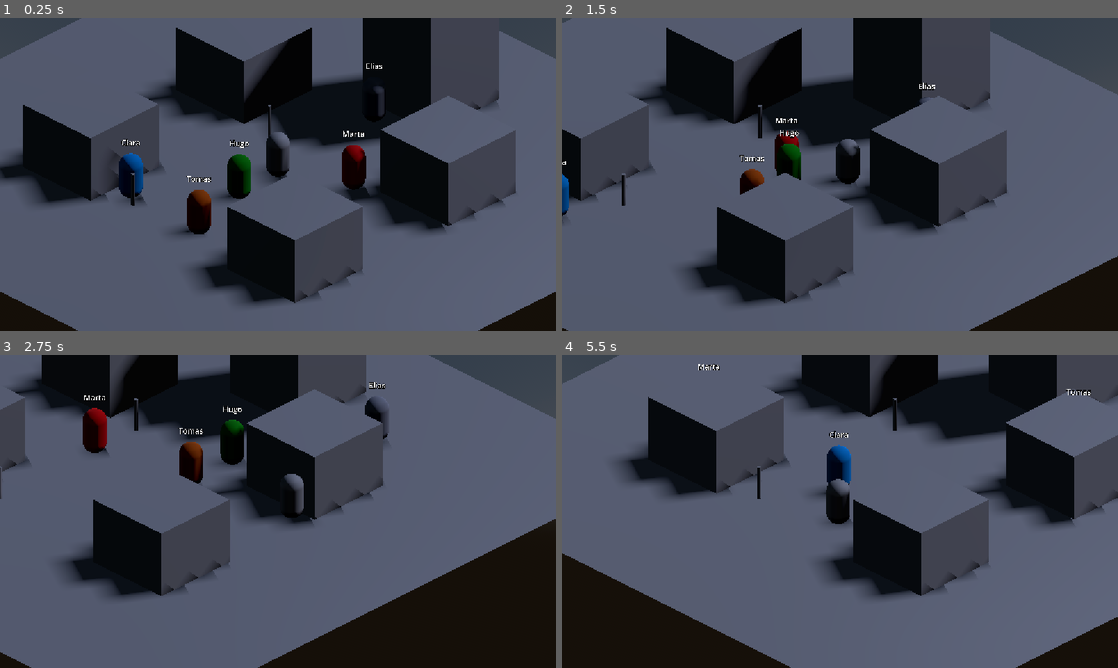
Above: before the commit, frames 1-4 (two rows, left to right).
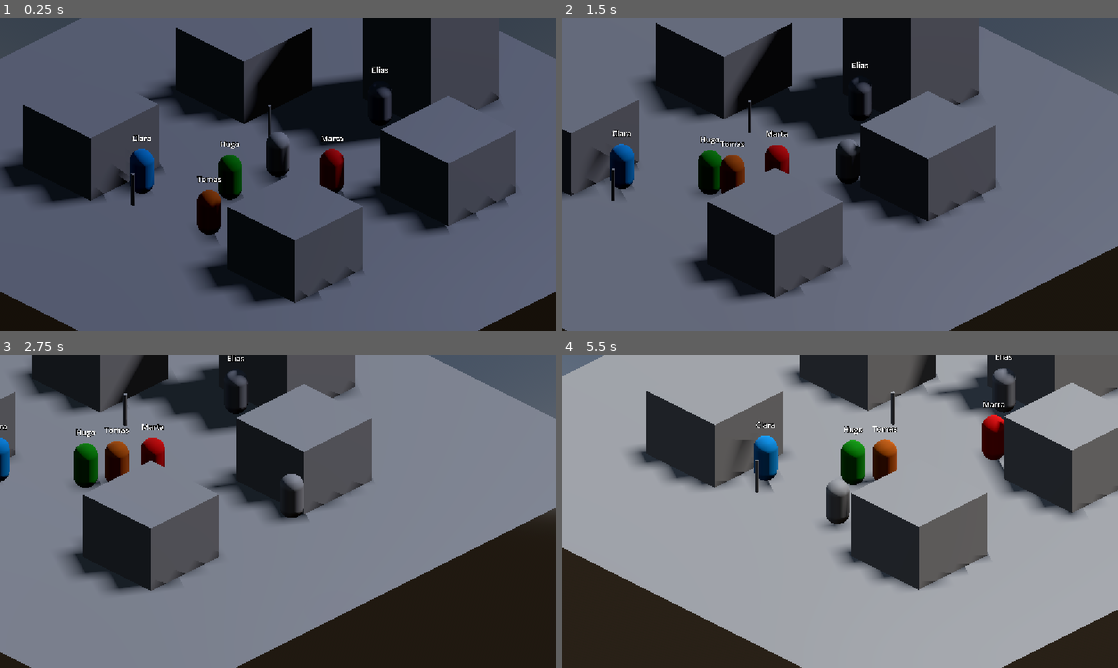
Above: after the commit, the same moments.

Repository: SauloAC/Pallbrook
Game: Godot game, scene res://scenes/mundo/Cidade.tscn
Two runs of this game, one before a commit and one after it. Both use one fixed random seed, a clock stepped at 60 frames per second and the inputs below. The project has no main scene, so this scene is started directly.
Inputs:
- Up to frame 1 (0.25 s): no input
- Up to frame 2 (1.5 s): hold D (move_right) 0.53-1.28 s; hold E (interact) 0.53-1.28 s; hold S (move_down) from 1.28 s (still down); tap E (interact) at 1.35 s
- Up to frame 3 (2.75 s): release S (move_down) at 2.03 s; hold D (move_right) from 2.03 s (still down); hold E (interact) from 2.03 s (still down)
- Up to frame 4 (5.5 s): release D (move_right) at 2.78 s; release E (interact) at 2.78 s; hold W (move_up) 2.78-3.53 s; tap E (interact) at 2.85, 4.35 s; hold E (interact) 3.53-4.28 s; hold A (move_left) 3.53-5.03 s; hold S (move_down) from 5.03 s (still down); hold E (interact) from 5.03 s (still down)

The runs differ from the first frame. In frame 1, 4.7% of the frame differs, in the area x 0-92%, y 14-88%; in frame 2, 17%; in frame 3, 71%; in frame 4, 89%, in the area x 0-100%, y 0-100%.

Commit message:
Agenda dos moradores com locais e horarios

Diff:
--- a/autoload/EventBus.gd
+++ b/autoload/EventBus.gd
@@ -6,3 +6,4 @@
 signal clue_found(clue_id: String)
 signal player_collapsed
 signal player_slept
+signal hour_changed(hour: int)
--- a/autoload/GameState.gd
+++ b/autoload/GameState.gd
@@ -1,6 +1,7 @@
 extends Node
 
 var day := 1
+var hour := 8.0
 var is_night := false
 var exhaustion := 0.0              # 0.0 = rested, 1.0 = collapses
 var collapsed_in_street := false   # Used by the morning summary later
--- a/data/npcs/clara.tres
+++ b/data/npcs/clara.tres
@@ -7,4 +7,11 @@
 npc_name = "Clara"
 role = "Costureira"
 color = Color(3.272891e-06, 0.499933, 0.763627, 1)
+schedule = Dictionary[int, String]({
+7: "Casa1",
+10: "Praca",
+13: "Casa1",
+19: "Taverna",
+22: "Casa1"
+})
 metadata/_custom_type_script = "uid://dl651qayo3ngb"
--- a/data/npcs/hugo.tres
+++ b/data/npcs/hugo.tres
@@ -7,4 +7,11 @@
 npc_name = "Hugo"
 role = "Prefeito"
 color = Color(0, 0.49803922, 0, 1)
+schedule = Dictionary[int, String]({
+8: "Praca",
+12: "Taverna",
+15: "Clinica",
+17: "Praca",
+20: "Casa2"
+})
 metadata/_custom_type_script = "uid://dl651qayo3ngb"
--- a/data/npcs/marta.tres
+++ b/data/npcs/marta.tres
@@ -7,4 +7,8 @@
 npc_name = "Marta"
 role = "Taverneira"
 color = Color(0.7647059, 0, 0, 1)
+schedule = Dictionary[int, String]({
+7: "Praca",
+9: "Taverna"
+})
 metadata/_custom_type_script = "uid://dl651qayo3ngb"
--- a/data/npcs/padre.tres
+++ b/data/npcs/padre.tres
@@ -7,4 +7,11 @@
 npc_name = "Elias"
 role = "Padre"
 color = Color(0.4774989, 0.48340583, 0.50913167, 1)
+schedule = Dictionary[int, String]({
+6: "Igreja",
+12: "Praca",
+14: "Igreja",
+19: "Taverna",
+21: "Igreja"
+})
 metadata/_custom_type_script = "uid://dl651qayo3ngb"
--- a/data/npcs/tomas.tres
+++ b/data/npcs/tomas.tres
@@ -7,4 +7,10 @@
 npc_name = "Tomas"
 role = "Ferreiro"
 color = Color(0.64658266, 0.3092063, 0.019033113, 1)
+schedule = Dictionary[int, String]({
+6: "Casa2",
+8: "Praca",
+18: "Taverna",
+22: "Casa2"
+})
 metadata/_custom_type_script = "uid://dl651qayo3ngb"
--- a/scenes/mundo/Cidade.tscn
+++ b/scenes/mundo/Cidade.tscn
@@ -314,3 +314,23 @@
 theme_override_font_sizes/font_size = 18
 text = "[E] Continuar"
 horizontal_alignment = 1
+
+[node name="Locations" type="Node3D" parent="." unique_id=188944316]
+
+[node name="Clinica" type="Marker3D" parent="Locations" unique_id=1795279392 groups=["locations"]]
+transform = Transform3D(1, 0, 0, 0, 1, 0, 0, 0, 1, -3.2, 0, -4)
+
+[node name="Taverna" type="Marker3D" parent="Locations" unique_id=1416698103 groups=["locations"]]
+transform = Transform3D(1, 0, 0, 0, 1, 0, 0, 0, 1, 3.2, 0, -4)
+
+[node name="Igreja" type="Marker3D" parent="Locations" unique_id=865495631 groups=["locations"]]
+transform = Transform3D(1, 0, 0, 0, 1, 0, 0, 0, 1, 0, 0, -6.2)
+
+[node name="Casa1" type="Marker3D" parent="Locations" unique_id=1250343351 groups=["locations"]]
+transform = Transform3D(1, 0, 0, 0, 1, 0, 0, 0, 1, -3.2, 0, 5)
+
+[node name="Casa2" type="Marker3D" parent="Locations" unique_id=241660489 groups=["locations"]]
+transform = Transform3D(1, 0, 0, 0, 1, 0, 0, 0, 1, 3.2, 0, 5)
+
+[node name="Praca" type="Marker3D" parent="Locations" unique_id=741624750 groups=["locations"]]
+transform = Transform3D(1, 0, 0, 0, 1, 0, 0, 0, 1, 0, 0, 1.5)
--- a/scripts/cycle/DayNightCycle.gd
+++ b/scripts/cycle/DayNightCycle.gd
@@ -2,7 +2,7 @@
 
 @export var sun: DirectionalLight3D
 @export var world_environment: WorldEnvironment
-@export var seconds_per_hour := 60.0
+@export var seconds_per_hour := 3.0
 @export var start_hour := 8.0
 @export var day_start_hour := 6.0
 @export var night_start_hour := 20.0
@@ -11,9 +11,11 @@
 
 var hour: float
 var is_collapsing := false
+var last_hour := -1
 
 func _ready() -> void:
 	hour = start_hour
+	GameState.hour = hour
 	# Test listener: shows the EventBus working
 	EventBus.phase_changed.connect(func(is_night): print("Night " if is_night else "Day ", GameState.day))
 	_update_lighting()
@@ -26,6 +28,10 @@
 	_check_phase()
 	_update_exhaustion()
 	_update_lighting()
+	GameState.hour = hour
+	if int(hour) != last_hour:
+		last_hour = int(hour)
+		EventBus.hour_changed.emit(last_hour)
 
 func _check_phase() -> void:
 	var should_be_night := hour >= night_start_hour or hour < day_start_hour
--- a/scripts/npc/NPC.gd
+++ b/scripts/npc/NPC.gd
@@ -2,7 +2,8 @@
 
 @export var data: NPCData
 @export var speed := 2.5
-@export var wander := true  # Temporary test: walk to random places
+@export var wander := false  # Debug: walk to random places instead of following the schedule
+
 var stuck_time := 0.0
 
 @onready var mesh: MeshInstance3D = $MeshInstance3D
@@ -17,16 +18,21 @@
 		var material := StandardMaterial3D.new()
 		material.albedo_color = data.color
 		mesh.material_override = material
-	# The navigation map is only ready after the first physics frame
-		# Wait until the navigation map has actually been built
+	# Wait until the navigation map has actually been built
+	# Wait until the navigation map actually has walkable area
 	var map := agent.get_navigation_map()
-	while NavigationServer3D.map_get_iteration_id(map) == 0:
+	while NavigationServer3D.map_get_random_point(map, 1, true) == Vector3.ZERO:
 		await get_tree().physics_frame
+	EventBus.hour_changed.connect(_on_hour_changed)
 	if wander:
 		_pick_random_destination()
+	else:
+		_on_hour_changed(int(GameState.hour))  # Go to where I should be right now
+
 
 func go_to(target: Vector3) -> void:
 	agent.target_position = target
+
 
 func _physics_process(delta: float) -> void:
 	if not is_on_floor():
@@ -46,14 +52,19 @@
 		velocity.z = direction.z * speed
 
 	move_and_slide()
-		# If trying to walk but barely moving for 2s, give up and pick another place
+
+	# If trying to walk but barely moving for 2s, give up
 	if not agent.is_navigation_finished() and get_real_velocity().length() < 0.2:
 		stuck_time += delta
-		if stuck_time > 2.0 and wander:
+		if stuck_time > 2.0:
 			stuck_time = 0.0
-			_pick_random_destination()
+			if wander:
+				_pick_random_destination()
+			else:
+				agent.target_position = global_position  # Close enough: stop here
 	else:
 		stuck_time = 0.0
+
 
 func _pick_random_destination() -> void:
 	var map := agent.get_navigation_map()
@@ -66,3 +77,30 @@
 	# Map not ready yet: try again in a moment
 	await get_tree().create_timer(0.2).timeout
 	_pick_random_destination()
+
+
+func _on_hour_changed(hour: int) -> void:
+	if wander or data == null or data.schedule.is_empty():
+		return
+	var marker := _find_location(_place_for_hour(hour))
+	if marker:
+		var offset := Vector3(randf_range(-1.0, 1.0), 0.0, randf_range(-1.0, 1.0))
+		go_to(marker.global_position + offset)
+
+
+func _place_for_hour(hour: int) -> String:
+	var hours := data.schedule.keys()
+	hours.sort()
+	var place: String = data.schedule[hours[-1]]  # Default: last entry (carried over from yesterday)
+	for h in hours:
+		if h <= hour:
+			place = data.schedule[h]
+	return place
+
+
+func _find_location(place: String) -> Node3D:
+	for node in get_tree().get_nodes_in_group("locations"):
+		if node.name == place:
+			return node
+	push_warning("Location not found: " + place)
+	return null
--- a/scripts/npc/NPCData.gd
+++ b/scripts/npc/NPCData.gd
@@ -7,3 +7,4 @@
 @export var role: String = ""        # e.g. "Padre", "Taverneira"
 @export var color: Color = Color.WHITE
 @export_multiline var description: String = ""
+@export var schedule: Dictionary[int, String] = {}  # hour -> location name
